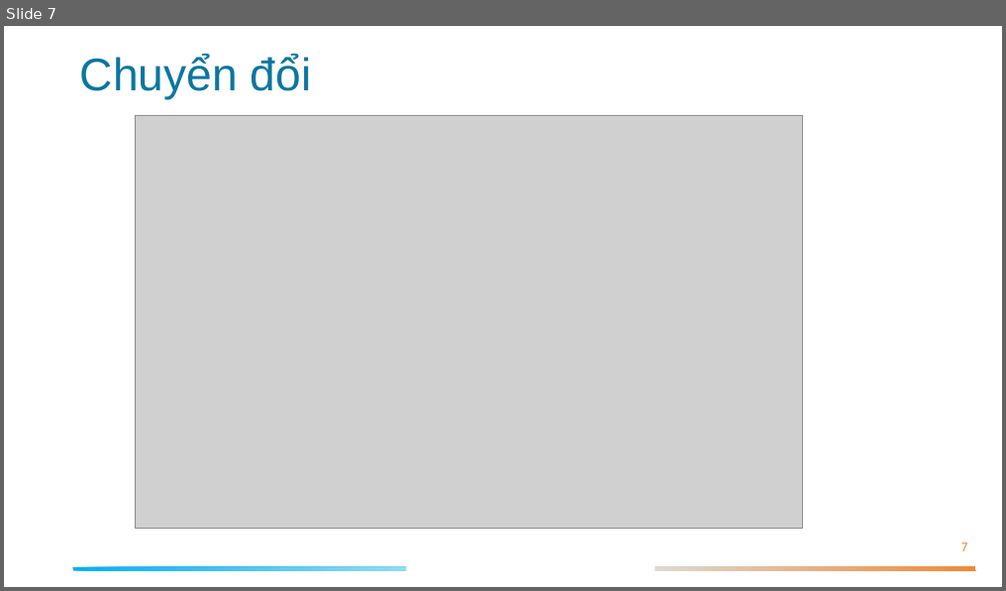
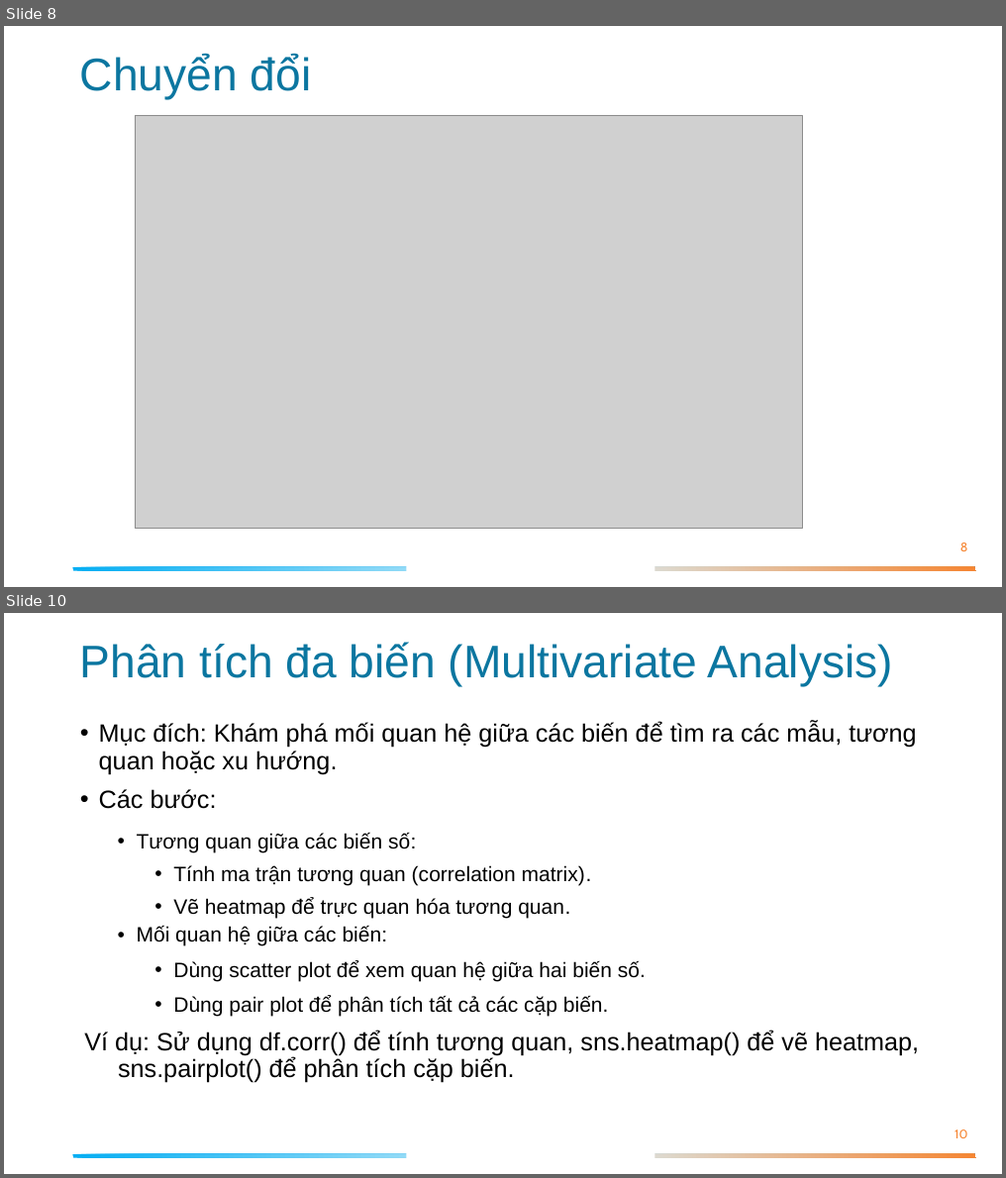
Before and after one commit to hoangducanh1865/Falcon-Class, a slide deck: Slide/Lesson 4/Data preprocessing.pptx. Shown one above the other, each under a label of ours: slide 7 before the commit, slides 8 and 10 after it; the slides between them are not shown. The pictures are 1006x591 and 1006x1178 pixels, drawn with LibreOffice and Linux fonts; fonts in the diff are those of the drawing; grey boxes stand for pictures. Boxes give left, top, right and bottom in pixels: in the first picture for what was removed or moved away, otherwise in the second. Text is boxed around its words. In the diff, an @@ line names an element or a change of style, - is before the commit and + after.

```diff
--- a/Slide/Lesson 4/Data preprocessing.pptx
+++ b/Slide/Lesson 4/Data preprocessing.pptx
@@ slide 10 added at (x1=4, y1=613, x2=1002, y2=1174), background #FFFFFF; not listed: 2 template elements that a slide beside it also shows @@
@@ title added at (x1=80, y1=642, x2=893, y2=687), 44 pt, text #0B76A0 @@
+Phân tích đa biến (Multivariate Analysis)
@@ text added at (x1=84, y1=722, x2=919, y2=1083), 20 pt, text #000000 @@
+• Mục đích: Khám phá mối quan hệ giữa các biến để tìm ra các mẫu, tương quan hoặc xu hướng.
+• Các bước:
+  • Tương quan giữa các biến số:
+    • Tính ma trận tương quan (correlation matrix).
+    • Vẽ heatmap để trực quan hóa tương quan.
+  • Mối quan hệ giữa các biến:
+    • Dùng scatter plot để xem quan hệ giữa hai biến số.
+    • Dùng pair plot để phân tích tất cả các cặp biến.
+  Ví dụ: Sử dụng df.corr() để tính tương quan, sns.heatmap() để vẽ heatmap, sns.pairplot() để phân tích cặp biến.
@@ page number added at (x1=954, y1=1130, x2=967, y2=1139), 12 pt, text #F68633 @@
+10
@@ what was slide 7 is now slide 8 @@
@@ page number at (x1=960, y1=543, x2=968, y2=552): text changed @@
-7
+8
```
Also in this commit, not shown: 2 other slides added, 1 other file.
